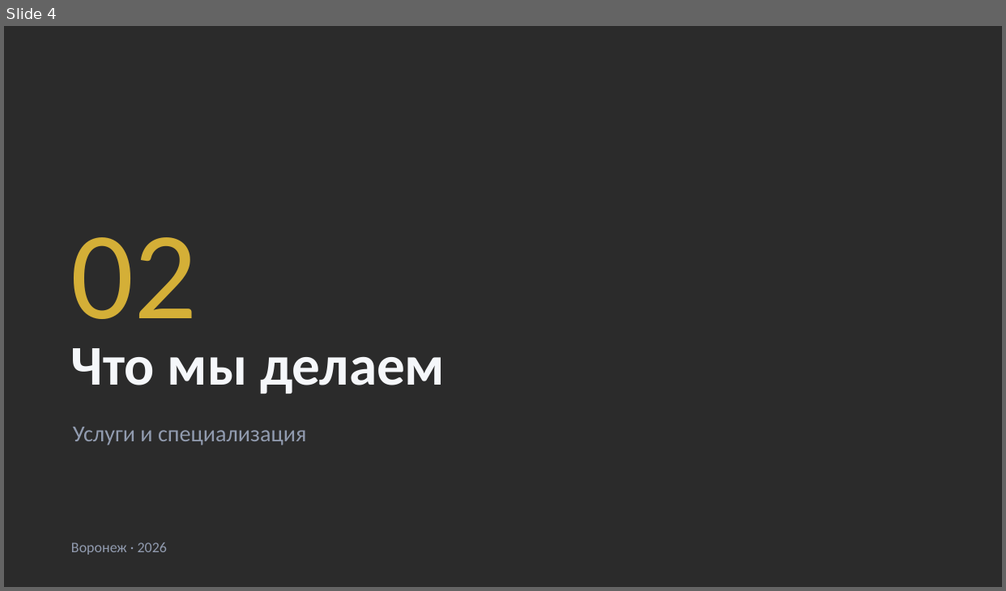
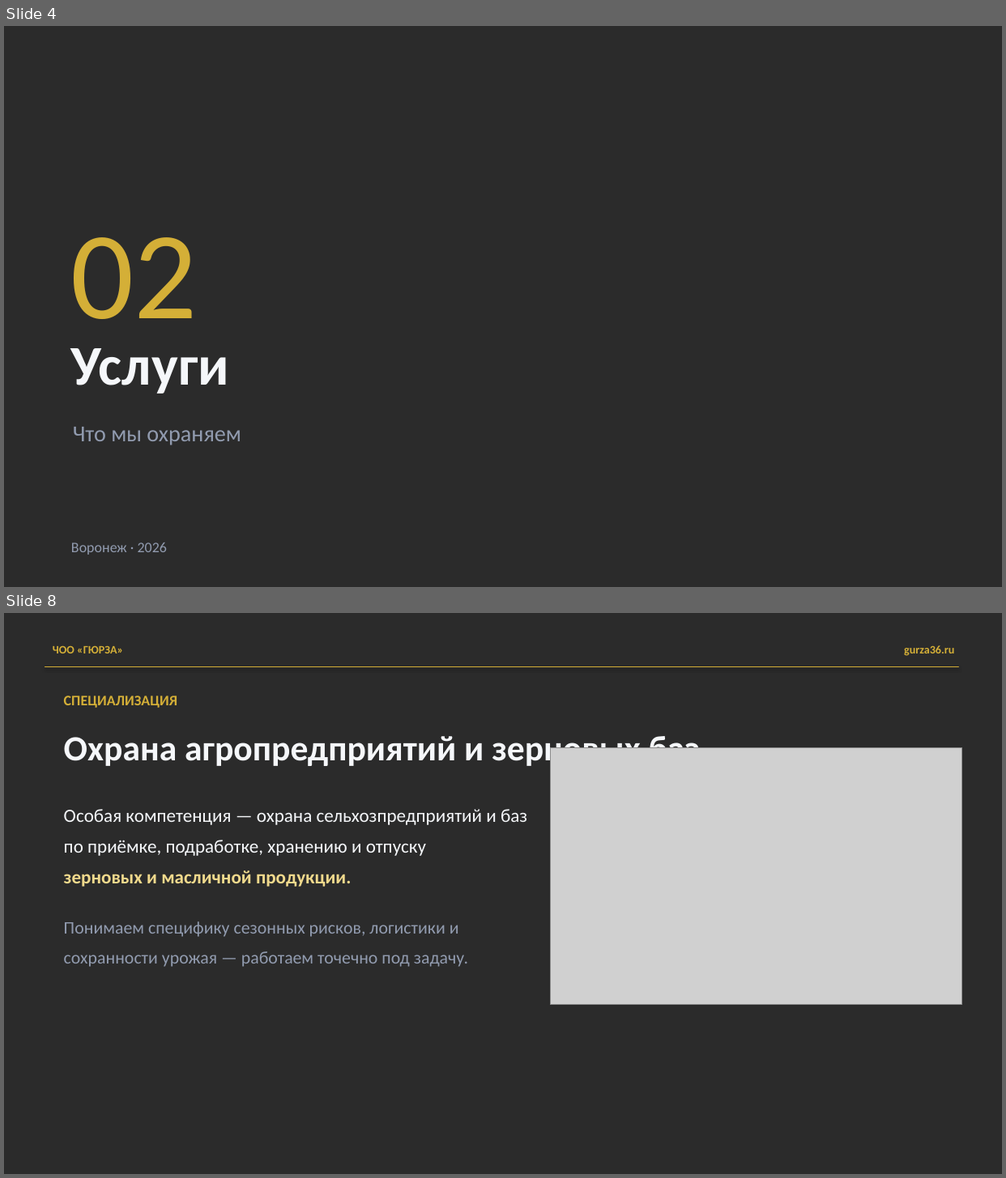
Before and after one commit to MatveyTORSHILOV/Gursa, a slide deck: presentation/gyurza-presentation.pptx. Shown one above the other, each under a label of ours: slide 4 before the commit, slides 4 and 8 after it; the slides between them are not shown. The pictures are 1006x591 and 1006x1178 pixels, drawn with LibreOffice and Linux fonts; fonts in the diff are those of the drawing; grey boxes stand for pictures; background and template pictures are left out; a plain dark background stands for a picture behind light text. Boxes give left, top, right and bottom in pixels: in the first picture for what was removed or moved away, otherwise in the second. Text is boxed around its words. In the diff, an @@ line names an element or a change of style, - is before the commit and + after.

```diff
--- a/presentation/gyurza-presentation.pptx
+++ b/presentation/gyurza-presentation.pptx
@@ slide 8 added at (4,613,1002,1174), background picture (left out) @@
@@ text added at (53,646,123,653), 11 pt, text #D4AF37, bold @@
+ЧОО «ГЮРЗА»
@@ text added at (904,645,954,656), 11 pt, text #D4AF37, bold @@
+gurza36.ru
@@ rectangle added at (45,667,958,667), fill gradient #3F80CE to #A4C4FF, outline #D4AF37 0.75 pt @@
@@ text added at (64,696,177,708), 14 pt, text #D4AF37, bold @@
+СПЕЦИАЛИЗАЦИЯ
@@ text added at (64,731,700,769), 34 pt, text #F5F7FA, bold @@
+Охрана агропредприятий и зерновых баз
@@ picture added at (551,747,962,1005) @@
@@ text added at (64,809,527,967), 18 pt, text #919BAF @@
+Особая компетенция — охрана сельхозпредприятий и баз
+по приёмке, подработке, хранению и отпуску
+зерновых и масличной продукции.
+Понимаем специфику сезонных рисков, логистики и
+сохранности урожая — работаем точечно под задачу.
@@ slide 4 changed as well @@
@@ text at (71,348,229,394): text changed @@
-Что мы делаем
+Услуги
@@ text at (73,427,241,446): text changed @@
-Услуги и специализация
+Что мы охраняем
```
Also in this commit, not shown: 5 other slides changed, 5 other slides added, 9 slides removed, 1 other file.
